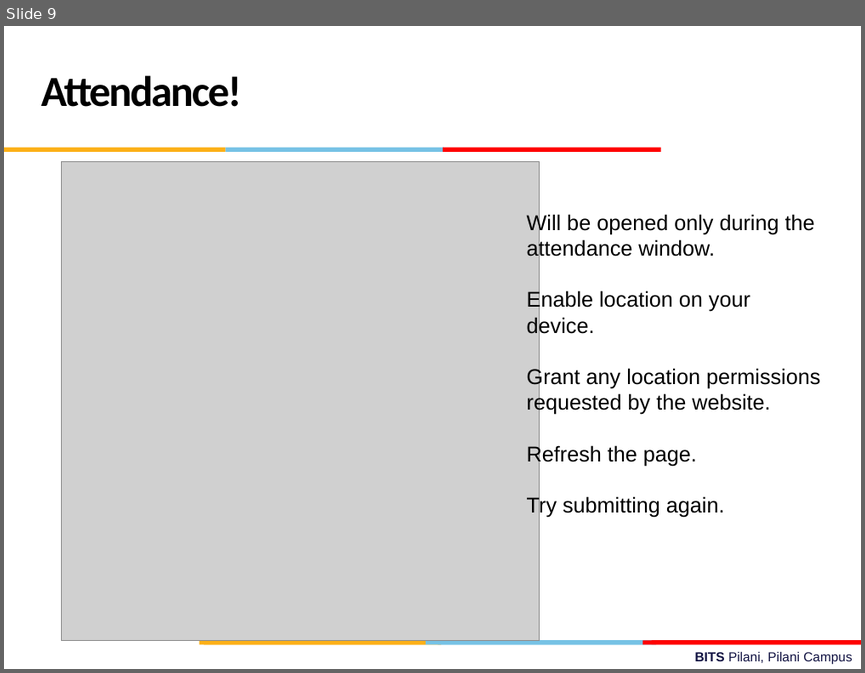
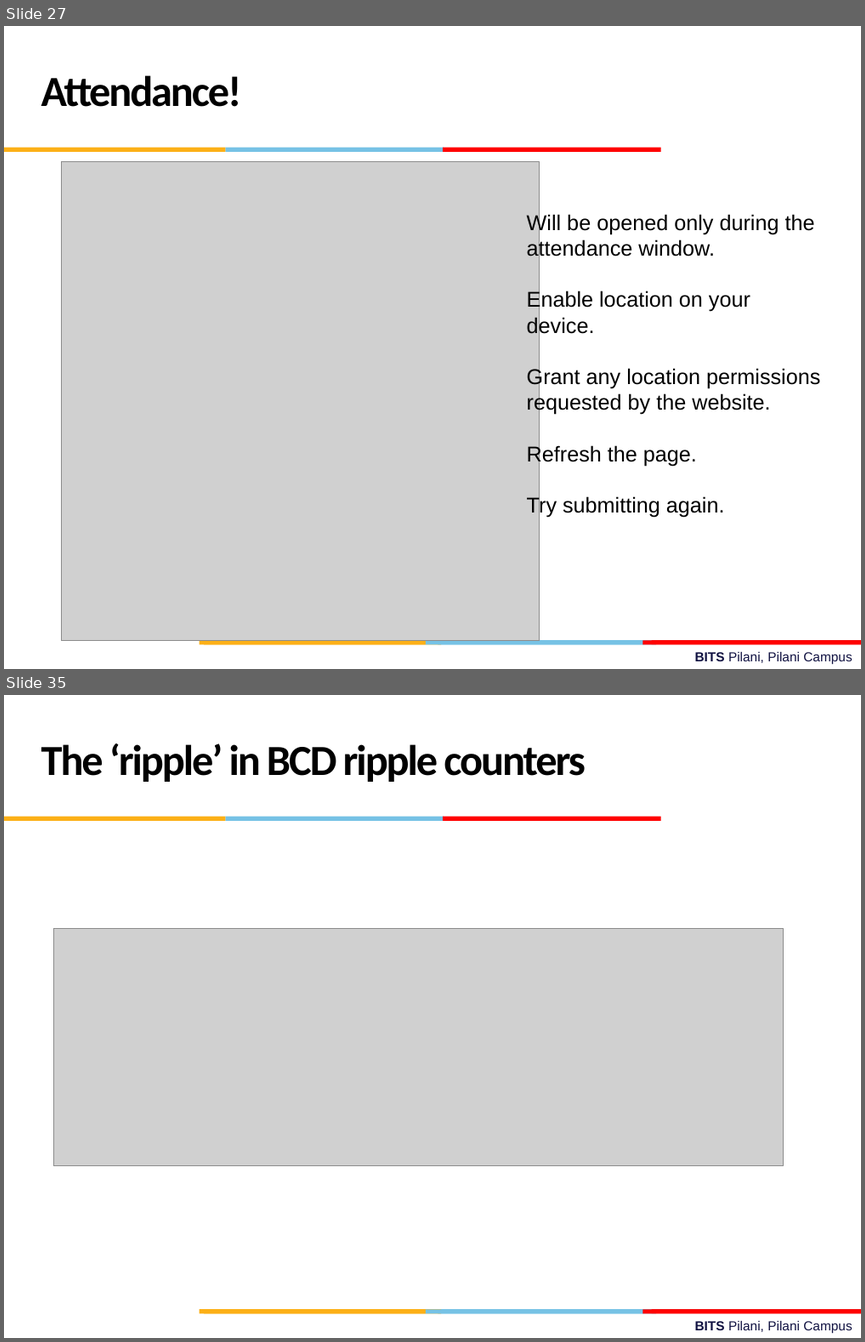
Before and after one commit to csndl-iitd/f2152025, a slide deck: Lec-18-19.pptx. Shown one above the other, each under a label of ours: slide 9 before the commit, slides 27 and 35 after it; the slides between them are not shown. The pictures are 865x673 and 865x1342 pixels, drawn with LibreOffice and Linux fonts; fonts in the diff are those of the drawing; grey boxes stand for pictures; background and template pictures are left out. Boxes give left, top, right and bottom in pixels: in the first picture for what was removed or moved away, otherwise in the second. Text is boxed around its words. In the diff, an @@ line names an element or a change of style, - is before the commit and + after.

Commit message:
lec 18-19 updated with ripple counters

```diff
--- a/Lec-18-19.pptx
+++ b/Lec-18-19.pptx
@@ slide 35 added at (4,695,861,1338), background #FFFFFF; not listed: 10 template elements that a slide beside it also shows @@
@@ text added at (41,743,585,782), 36 pt, text #000000, bold @@
+The ‘ripple’ in BCD ripple counters
@@ picture added at (53,928,783,1165) @@
@@ what was slide 9 is now slide 27 @@
```
Also in this commit, not shown: 7 other slides added.
